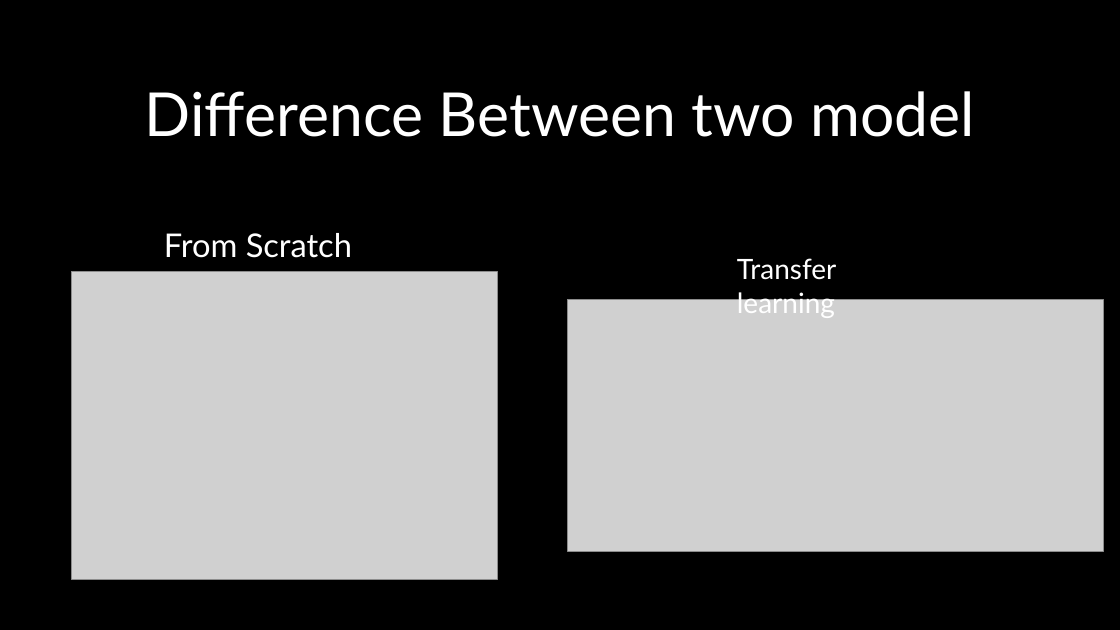
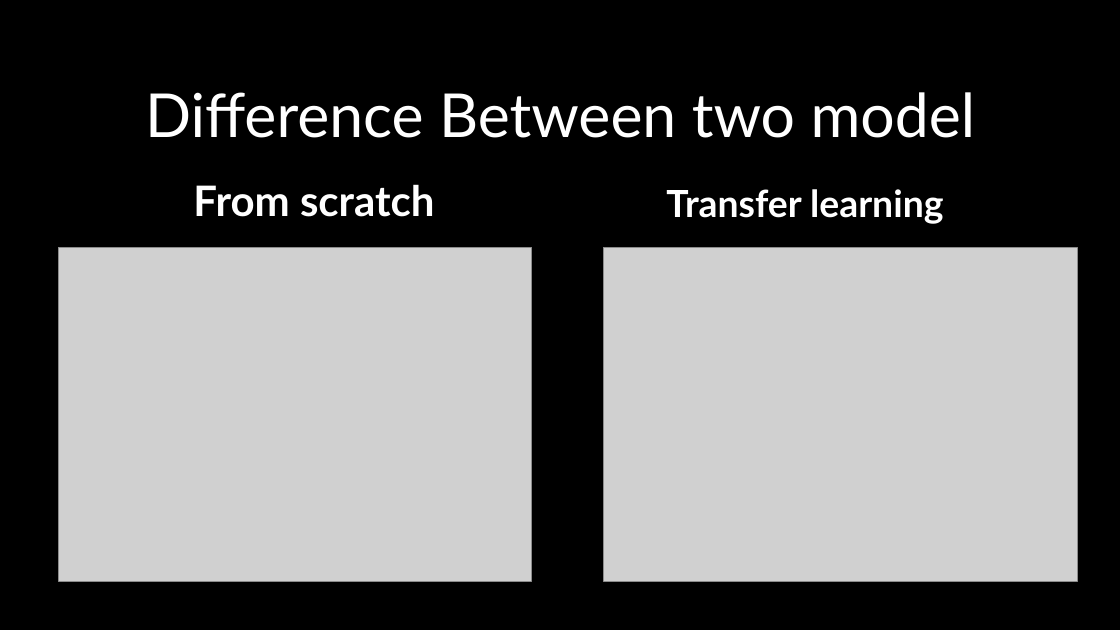
Before and after one commit to Salah-101/Deep_Drowsiness_Detection, a slide deck: slide 19 of Project_image_processing.pptx. Drawn at 1120x630 pixels with LibreOffice and Linux fonts; fonts in the diff are those of the drawing; grey boxes stand for pictures. Boxes give left, top, right and bottom in pixels: in the first picture for what was removed or moved away, otherwise in the second. Text is boxed around its words. In the diff, an @@ line names an element or a change of style, - is before the commit and + after.

```diff
--- a/Project_image_processing.pptx
+++ b/Project_image_processing.pptx
@@ text "From scratch" at <box>193,184,435,217</box>: vertical alignment top to bottom @@
@@ text "Transfer learning": place and size @@
-text "Transfer learning" at <box>737,258,836,318</box>
+text "Transfer learning" at <box>666,189,943,224</box>
@@ text "Transfer learning" at <box>666,189,943,224</box>: size 24 to 32 pt, bold on; alignment left to centre; line spacing 1 to 0.9; more space between paragraphs; vertical alignment top to bottom @@
@@ text at <box>193,184,435,217</box>: text changed; size 28 to 36 pt; bold on @@
-From Scratch
+From scratch
@@ picture: place and size @@
-picture at <box>71,271,497,579</box>
+picture at <box>58,248,532,581</box>
@@ picture: place and size @@
-picture at <box>568,299,1103,552</box>
+picture at <box>603,248,1077,581</box>
```
Also in this commit, not shown: 1 other slide changed, 3 slides added, 3 slides removed, 6 other files.
